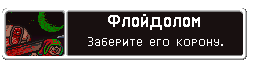
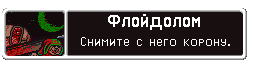
Before/after of a 254x66 layered artwork. What changed in the layer stack:
removed layer "Layer 6" over [81, 37, 230, 46]
added layer "Layer 11" above "Layer 10" over [81, 37, 230, 46]
added layer "Layer 7" above "Achievement - FloydSuper" over [81, 37, 230, 46]
added layer "Achievement - FloydSuper" over [81, 37, 230, 46]
